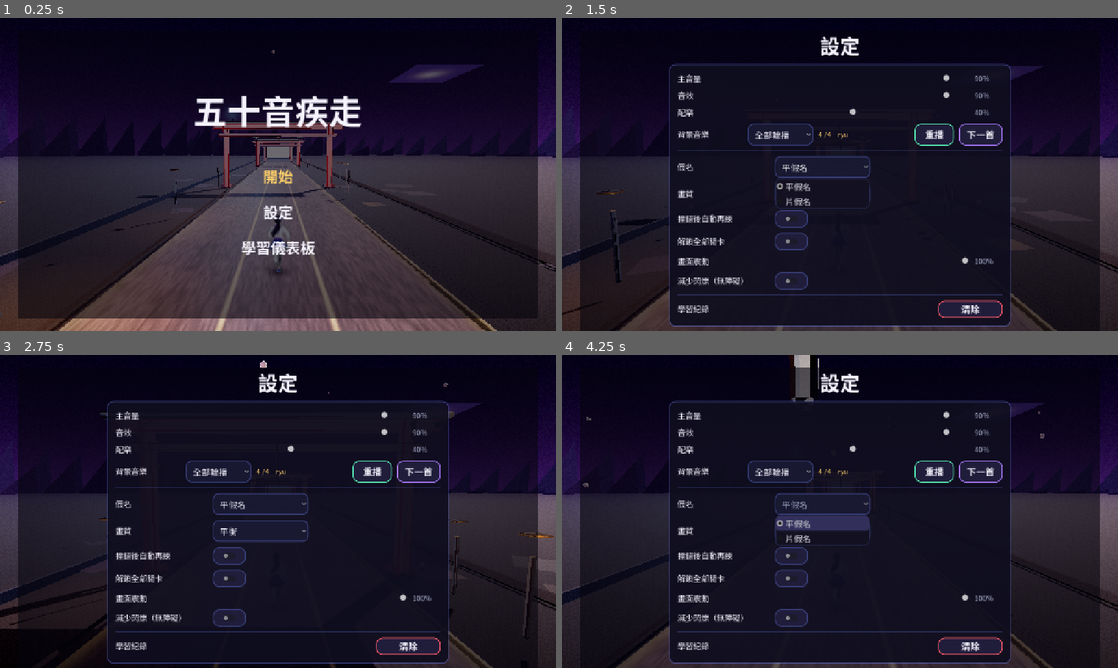
Above: before the commit, frames 1-4 (two rows, left to right).
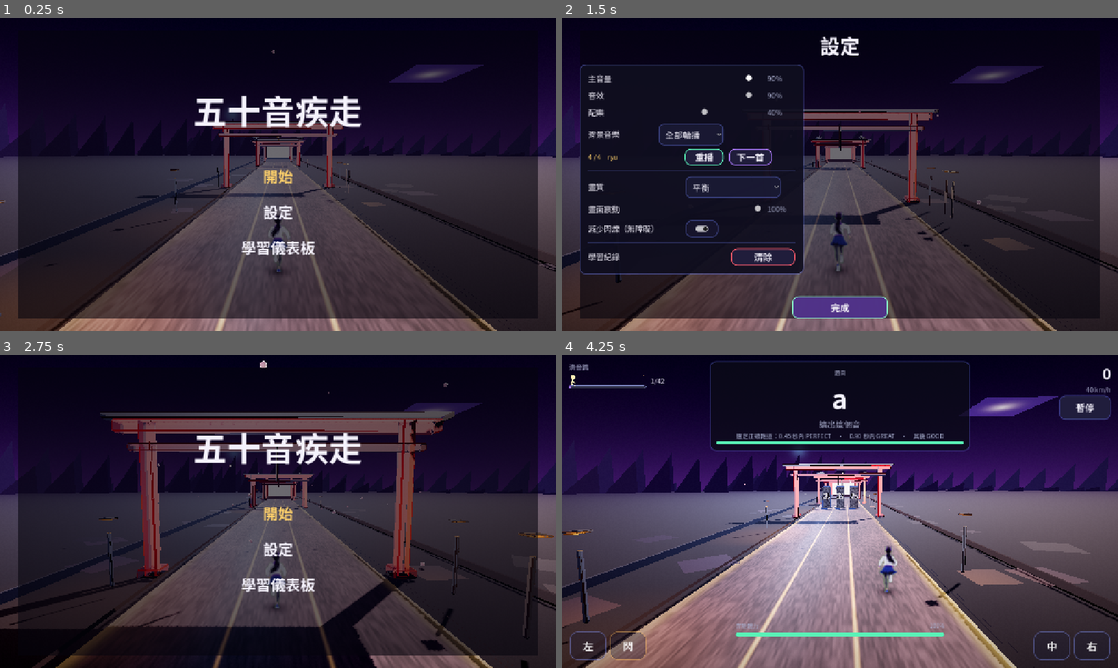
Above: after the commit, the same moments.

Repository: yorkwahaha/kana-run
Game: Godot game, scene res://scenes/Main.tscn
Same seed, same stepped clock (60 frames per second), same inputs: the game is played once before the commit and once after it.
Inputs (mouse positions are in pixels of both pictures, inside the frame that each line leads up to):
- Up to frame 1 (0.25 s): no input
- Up to frame 2 (1.5 s): click "設定" at 0.5 s; click (823, 168) at 1.25 s, where only the run before the commit has a clickable "平假名"
- Up to frame 3 (2.75 s): click (278, 642) at 2 s, where only the run after the commit has a clickable "完成"
- Up to frame 4 (4.25 s): click (840, 511) at 2.75 s, where only the run after the commit has a clickable "開始"; tap Enter (ui_accept) at 3.5, 3.77 s; move the mouse to (962, 495) at 3.52 s; hold D (lane_right) from 3.53 s (still down); tap S (dodge) at 3.6 s; click (962, 495) at 3.67 s

The runs differ from the first frame. In frame 2, 32% of the frame differs, in the area x 3-89%, y 14-100%; in frame 3, 34%; in frame 4, 68%, in the area x 0-100%, y 0-100%.

Commit message:
優化雨天粒子與設定頁布局，精簡選項並修正假名顯示

Diff:
--- a/src/core/curriculum.gd
+++ b/src/core/curriculum.gd
@@ -18,16 +18,7 @@
 ## 若兩種都在，先抽到 ogg 會讓 iPad 整題沒聲音。
 const LISTENING_EXT := ["mp3", "ogg", "wav", "m4a"]
 
-var script_mode := 0            ## 0 = 平假名, 1 = 片假名
 var _listening_cache: Dictionary = {}
-
-
-func _ready() -> void:
-	script_mode = int(SaveGame.get_setting("katakana", 0))
-
-
-func sync_settings() -> void:
-	script_mode = int(SaveGame.get_setting("katakana", 0))
 
 
 func listening_available() -> bool:
@@ -67,9 +58,10 @@
 
 
 # ── 工具 ────────────────────────────────────────────────────────────────
-## 把假名轉成目前選擇的平／片假名
+## 假名字形由關卡題庫本身決定：清音／濁音／拗音保持平假名，
+## 片假名關卡使用原本的片假名，不受舊存檔的 katakana 開關影響。
 func s(kana: String) -> String:
-	return KanaDB.to_script(kana, script_mode == 1)
+	return kana
 
 
 ## 挑選干擾假名。優先同混淆群，數量不足時再從同單元補。
--- a/src/core/save_game.gd
+++ b/src/core/save_game.gd
@@ -14,12 +14,9 @@
 	"music_volume": 0.38,
 	"bgm_mode": 1,           # 0 = 單曲循環, 1 = 全部輪播
 	"screen_shake": 1.0,
-	"reduce_motion": 0.0,   # 0 = 正常, 1 = 減少閃爍/震動
+	"reduce_motion": 1.0,   # 新／舊玩家預設減少閃爍；可在設定中手動關閉
 	"quality": 1,            # 0 = 流暢, 1 = 平衡, 2 = 精細
-	"katakana": 0,           # 0 = 平假名, 1 = 片假名
 	"show_romaji": 1,
-	"unlock_all": 0,
-	"auto_retry": 0,
 }
 
 var settings: Dictionary = {}
@@ -61,6 +58,11 @@
 	for key in ["kana", "best", "collection", "totals", "pace"]:
 		if typeof(data.get(key)) != TYPE_DICTIONARY:
 			data[key] = {}
+	# v1 的預設值是 reduce_motion=0；升級 v2 時統一採較舒適的預設。
+	# 下一次儲存為 v2 後，玩家手動選擇關閉減少閃爍會被保留。
+	if int(root.get("version", 1)) < 2:
+		settings["reduce_motion"] = 1.0
+		mark_dirty()
 
 
 func mark_dirty() -> void:
@@ -76,7 +78,7 @@
 
 
 func flush() -> void:
-	var payload := {"version": 1, "settings": settings, "data": data}
+	var payload := {"version": 2, "settings": settings, "data": data}
 	var f := FileAccess.open(TMP_PATH, FileAccess.WRITE)
 	if f == null:
 		push_warning("SaveGame: 無法寫入暫存檔 %s" % TMP_PATH)
--- a/src/core/srs.gd
+++ b/src/core/srs.gd
@@ -43,11 +43,10 @@
 	session_dodged = 0
 	session_new = 0
 
-	var unlocked := int(SaveGame.get_setting("unlock_all", 0)) == 1
 	for kind in unit_kinds:
 		for entry in KanaDB.unit(kind):
 			var kana: String = entry[0]
-			if unlocked or int(SaveGame.kana_record(kana).get("seen", 0)) == 0:
+			if int(SaveGame.kana_record(kana).get("seen", 0)) == 0:
 				_new_pool.append(kana)
 			else:
 				_review_pool.append(kana)
--- a/src/game/main.gd
+++ b/src/game/main.gd
@@ -501,8 +501,7 @@
 # ── 設定 ────────────────────────────────────────────────────────────────
 func _apply_settings() -> void:
 	_shake_user = float(SaveGame.get_setting("screen_shake", 1.0))
-	_reduce_motion = float(SaveGame.get_setting("reduce_motion", 0.0))
-	Curriculum.sync_settings()
+	_reduce_motion = float(SaveGame.get_setting("reduce_motion", 1.0))
 	_cam.reduce_motion = _reduce_motion
 	_post_mat.set_shader_parameter("reduce_motion", _reduce_motion)
 	_post_mat.set_shader_parameter("grain", 0.045 * (1.0 - _reduce_motion * 0.7))
@@ -1865,12 +1864,9 @@
 		penalty *= 0.5
 	_lose_stamina(penalty)
 
-	var retry := int(SaveGame.get_setting("auto_retry", 0)) == 1
 	var zanshin_guard := _relic_count("zanshin") > 0 and _zanshin_ready
 	Srs.record(kana, 0, ms)
-	if retry:
-		Srs.requeue(kana)
-	elif zanshin_guard:
+	if zanshin_guard:
 		_chain = int(_chain / 2.0)
 	else:
 		_chain = 0
--- a/src/game/track.gd
+++ b/src/game/track.gd
@@ -406,7 +406,7 @@
 
 ## 分區天氣：改變粒子的重力、顏色與形狀。
 ##
-## 草木是飄落的花瓣、雨是細長的下落水痕、嵐是橫向的風雨 ——
+## 草木是飄落的花瓣、雨是細密的下落水痕、嵐是略帶同向側風的暴雨 ——
 ## 只換顏色看不出來，必須換形狀，遠看才知道換區了。
 func set_weather(kind: String, gravity: Vector3, tint: Color) -> void:
 	if _petals == null:
@@ -417,21 +417,45 @@
 	_petals.gravity = gravity
 	var streak := kind == "rain" or kind == "storm"
 	if streak:
-		# 細長的方塊往下掉，看起來就是雨絲
-		var m := SceneKit.chamfer_box(Vector3(0.035, 1.15, 0.035), 0.01)
-		m.surface_set_material(0, SceneKit.toon_material(tint, 0.5, 0.3, 0.85))
-		_petals.mesh = m
-		_petals.amount = 420 if kind == "rain" else 620
-		_petals.initial_velocity_max = 6.0 + gravity.length() * 1.6
-		_petals.lifetime = 2.2
+		# 花瓣用的 +/-90 度隨機自轉、40 度擴散是舊雨絲左右亂斜的主因。
+		# 雨統一向下，風只提供同方向的小幅水平位移。
+		_petals.direction = Vector3(0.08, -1.0, 0.0).normalized() if kind == "storm" else Vector3.DOWN
+		_petals.spread = 4.0 if kind == "rain" else 5.0
+		_petals.angular_velocity_min = 0.0
+		_petals.angular_velocity_max = 0.0
+		# 集中在鏡頭常見的道路範圍，密度提高但不用暴增 CPU 粒子。
+		_petals.emission_box_extents = Vector3(18.0, 9.0, 23.0)
+		_petals.initial_velocity_min = 9.0 if kind == "rain" else 12.0
+		_petals.initial_velocity_max = 13.0 if kind == "rain" else 17.0
+		# 12 個三角面的普通盒取代 44 個三角面的發光倒角盒，
+		# 厚度縮成原本約一半、長度不到一半，避免霓虹棒般的粗雨絲。
+		var mesh := BoxMesh.new()
+		mesh.size = Vector3(0.016, 0.43, 0.016) if kind == "rain" else Vector3(0.019, 0.51, 0.019)
+		var mat := StandardMaterial3D.new()
+		mat.shading_mode = BaseMaterial3D.SHADING_MODE_UNSHADED
+		mat.transparency = BaseMaterial3D.TRANSPARENCY_ALPHA
+		mat.albedo_color = Color(0.76, 0.83, 0.94, 0.35) if kind == "rain" else Color(0.79, 0.81, 0.91, 0.42)
+		mesh.material = mat
+		_petals.mesh = mesh
+		# 控制 CPU 總量：一般雨 560、暴雨 700；採更集中分布提高可見雨量。
+		_petals.amount = 560 if kind == "rain" else 700
+		_petals.lifetime = 1.7
+		_petals.preprocess = 1.5
 	else:
+		# 換回櫻花、火星與雪時，復原自然飄散的角度和旋轉。
+		_petals.direction = Vector3.DOWN
+		_petals.spread = 40.0
+		_petals.angular_velocity_min = -90.0
+		_petals.angular_velocity_max = 90.0
+		_petals.emission_box_extents = Vector3(22.0, 9.0, 26.0)
+		_petals.initial_velocity_min = 0.4
 		var m := SceneKit.blob(0.11, 4, 7)
 		m.surface_set_material(0, SceneKit.toon_material(tint, 0.6, 0.6, 0.5))
 		_petals.mesh = m
 		_petals.amount = 140
 		_petals.initial_velocity_max = 2.0 + gravity.length() * 1.4
 		_petals.lifetime = 9.0
-	_petals.preprocess = 4.0
+		_petals.preprocess = 4.0
 
 
 ## 四區的路面要一眼分得出來：暖、雨、神社琥珀、嵐。
--- a/src/ui/overlays.gd
+++ b/src/ui/overlays.gd
@@ -665,10 +665,19 @@
 	var box: VBoxContainer = _shell_box[Page.SETTINGS]
 	_headline(box, "設定", 46)
 
+	# 設定多於一個畫面的高度時只捲動中段；標題和完成鈕永遠留在畫面內。
+	var scroll := ScrollContainer.new()
+	scroll.name = "SettingsScroll"
+	scroll.size_flags_vertical = Control.SIZE_EXPAND_FILL
+	scroll.size_flags_horizontal = Control.SIZE_EXPAND_FILL
+	scroll.horizontal_scroll_mode = ScrollContainer.SCROLL_MODE_DISABLED
+	scroll.vertical_scroll_mode = ScrollContainer.SCROLL_MODE_AUTO
+	box.add_child(scroll)
+
 	var card := UiKit.card(20, Color(0.06, 0.055, 0.12, 0.92))
 	card.size_flags_horizontal = Control.SIZE_SHRINK_CENTER
-	card.custom_minimum_size = Vector2(640, 0)
-	box.add_child(card)
+	card.custom_minimum_size = Vector2(480, 0)
+	scroll.add_child(card)
 
 	var v := VBoxContainer.new()
 	v.add_theme_constant_override("separation", 12)
@@ -679,10 +688,7 @@
 	v.add_child(_slider_row("配樂", "music_volume"))
 	v.add_child(_bgm_row())
 	v.add_child(UiKit.hsep())
-	v.add_child(_choice_row("假名", "katakana", ["平假名", "片假名"]))
 	v.add_child(_choice_row("畫質", "quality", ["流暢", "平衡", "精細"]))
-	v.add_child(_toggle_row("撞錯後自動再練", "auto_retry"))
-	v.add_child(_toggle_row("解鎖全部關卡", "unlock_all"))
 	v.add_child(_slider_row("畫面震動", "screen_shake"))
 	v.add_child(_toggle_row("減少閃爍（無障礙）", "reduce_motion"))
 	v.add_child(UiKit.hsep())
@@ -691,6 +697,7 @@
 	var row := _action_row(box)
 
 	var back := UiKit.primary_button("完成", UiKit.JADE)
+	back.name = "SettingsDone"
 	back.custom_minimum_size = Vector2(220, 52)
 	back.pressed.connect(func(): Sfx.ui_tap(); _close_settings())
 	row.add_child(back)
@@ -714,7 +721,6 @@
 		Sfx.ui_back()
 		SaveGame.wipe_progress()
 		Sfx.refresh_volumes()
-		Curriculum.sync_settings()
 		_rebuild_briefing()
 		settings_changed.emit()
 		b.text = "已清除"
@@ -727,7 +733,7 @@
 	var h := HBoxContainer.new()
 	h.add_theme_constant_override("separation", 14)
 	var l := UiKit.label(name, 18, UiKit.INK)
-	l.custom_minimum_size = Vector2(210, 0)
+	l.custom_minimum_size = Vector2(165, 0)
 	h.add_child(l)
 
 	var s := HSlider.new()
@@ -735,7 +741,7 @@
 	s.max_value = 1.0
 	s.step = 0.05
 	s.value = float(SaveGame.get_setting(key, 0.8))
-	s.custom_minimum_size = Vector2(280, 24)
+	s.custom_minimum_size = Vector2(220, 24)
 	s.size_flags_horizontal = Control.SIZE_EXPAND_FILL
 
 	var val := UiKit.label("%d%%" % int(s.value * 100.0), 16, UiKit.INK_DIM)
@@ -782,8 +788,10 @@
 		v.add_child(info)
 		return v
 
-	var h := HBoxContainer.new()
-	h.add_theme_constant_override("separation", 12)
+	# 窄版橫向螢幕允許換行，避免背景音樂控制列超出卡片。
+	var h := HFlowContainer.new()
+	h.add_theme_constant_override("h_separation", 12)
+	h.add_theme_constant_override("v_separation", 8)
 
 	var l2 := UiKit.label("背景音樂", 18, UiKit.INK)
 	l2.custom_minimum_size = Vector2(150, 0)
@@ -847,8 +855,6 @@
 	match key:
 		"master_volume", "sfx_volume", "music_volume":
 			Sfx.refresh_volumes()
-		"katakana":
-			Curriculum.sync_settings()
 		"quality":
 			get_tree().call_deferred("reload_current_scene")
 	settings_changed.emit()
--- /dev/null
+++ b/tools/settings_weather_test.gd
@@ -0,0 +1,79 @@
+extends SceneTree
+## 雨天、設定視窗、假名單元與存檔預設回歸（無需真實顯示卡）。
+var _failed: Array[String] = []
+
+
+func _init() -> void:
+	_run.call_deferred()
+
+
+func _check(ok: bool, message: String) -> void:
+	if not ok:
+		_failed.append(message)
+	print("  %s %s" % ["PASS" if ok else "FAIL", message])
+
+
+func _run() -> void:
+	print("[settings-weather] progress and kana settings")
+	_check(not SaveGame.DEFAULT_SETTINGS.has("katakana"), "移除舊的假名字形全域切換")
+	_check(not SaveGame.DEFAULT_SETTINGS.has("auto_retry"), "移除自動再練設定")
+	_check(not SaveGame.DEFAULT_SETTINGS.has("unlock_all"), "移除全部解鎖設定")
+	_check(float(SaveGame.DEFAULT_SETTINGS["reduce_motion"]) == 1.0, "新玩家減少閃爍預設開啟")
+	var curriculum = load("res://src/core/curriculum.gd").new()
+	_check(curriculum.s("あ") == "あ", "平假名關卡仍呈現平假名")
+	_check(curriculum.s("ア") == "ア", "片假名關卡仍呈現片假名")
+	# 真正透過題庫產生題目，不能只測一個顯示函式。
+	var hira := str(KanaDB.unit(KanaDB.Kind.SEION)[0][0])
+	var kata := str(KanaDB.unit(KanaDB.Kind.KATA)[0][0])
+	var hq: Dictionary = curriculum.make_question(hira, 0.0, 0)
+	var kq: Dictionary = curriculum.make_question(kata, 0.0, 0)
+	_check(str(hq["choices"][int(hq["target_index"])]) == hira, "清音題型的正解維持平假名")
+	_check(str(kq["choices"][int(kq["target_index"])]) == kata, "片假名關卡的正解維持片假名")
+
+
+	print("[settings-weather] rain and storm particles")
+	var track = load("res://src/game/track.gd").new()
+	root.add_child(track)
+	await process_frame
+	track.set_weather("rain", Vector3(1.4, -9.0, 0.0), Color(0.72, 0.86, 1.0))
+	var petals: CPUParticles3D = track._petals
+	_check(petals.amount == 560 and petals.spread <= 5.0 and petals.emission_box_extents.x == 18.0, "一般雨密度與小角度方向")
+	_check(petals.angular_velocity_min == 0.0 and petals.angular_velocity_max == 0.0, "雨絲不隨機旋轉")
+	_check(petals.mesh is BoxMesh and (petals.mesh as BoxMesh).size.x < 0.020, "雨絲改用細而低成本的盒狀粒子")
+	var mat := (petals.mesh as BoxMesh).material as StandardMaterial3D
+	_check(mat != null and mat.albedo_color.a < 0.5 and not mat.emission_enabled, "雨絲低透明度、沒有自發光")
+	track.set_weather("storm", Vector3(3.2, -7.0, 0.0), Color(1.0, 0.55, 0.42))
+	_check(petals.amount <= 700 and petals.spread <= 5.0 and petals.angular_velocity_max == 0.0, "暴雨增加有限粒子量、方向仍穩定")
+	track.set_weather("", Vector3(0.6, -0.5, 0.0), Color(1, 0.8, 0.9))
+	_check(petals.amount == 140 and petals.spread == 40.0 and petals.angular_velocity_max > 0.0 and petals.emission_box_extents.x == 22.0, "離開雨區後花瓣行為復原")
+	track.queue_free()
+	await process_frame
+
+	print("[settings-weather] settings UI viewports")
+	for dims in [Vector2i(1280, 720), Vector2i(960, 540), Vector2i(800, 450), Vector2i(640, 360)]:
+		var vp := SubViewport.new()
+		vp.size = dims
+		root.add_child(vp)
+		var ui: Control = load("res://src/ui/overlays.gd").new()
+		vp.add_child(ui)
+		# 獨立 SubViewport 的測試 Control 用固定尺寸；正式遊戲仍以全畫面錨點布局。
+		ui.set_anchors_preset(Control.PRESET_TOP_LEFT)
+		ui.size = Vector2(dims)
+		await process_frame
+		ui.show_settings(1)
+		await process_frame
+		await process_frame
+		var done := ui.find_child("SettingsDone", true, false) as Control
+		var scroll := ui.find_child("SettingsScroll", true, false) as ScrollContainer
+		var can_fit := done != null and scroll != null
+		if can_fit:
+			var r := done.get_global_rect()
+			var sc := scroll.get_global_rect()
+			var content := scroll.get_child(0) as Control
+			can_fit = r.position.y >= 4.0 and r.end.y <= float(dims.y) - 4.0 and sc.size.y > 0.0 and sc.end.y <= r.position.y and sc.end.x <= float(dims.x) - 4.0 and content.size.x <= sc.size.x + 1.0
+		_check(can_fit, "設定完成鈕和捲動區位於 %dx%d 畫面內" % [dims.x, dims.y])
+		vp.queue_free()
+		await process_frame
+
+	print("[settings-weather] 失敗 %d 項" % _failed.size())
+	quit(0 if _failed.is_empty() else 1)
